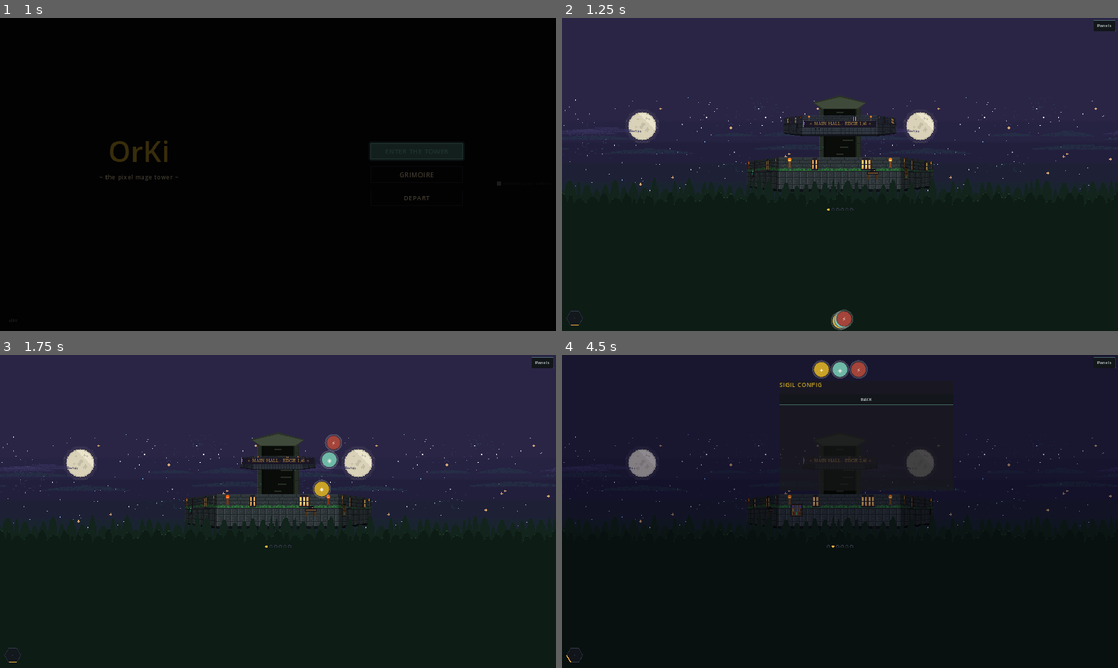
Above: before the commit, frames 1-4 (two rows, left to right).
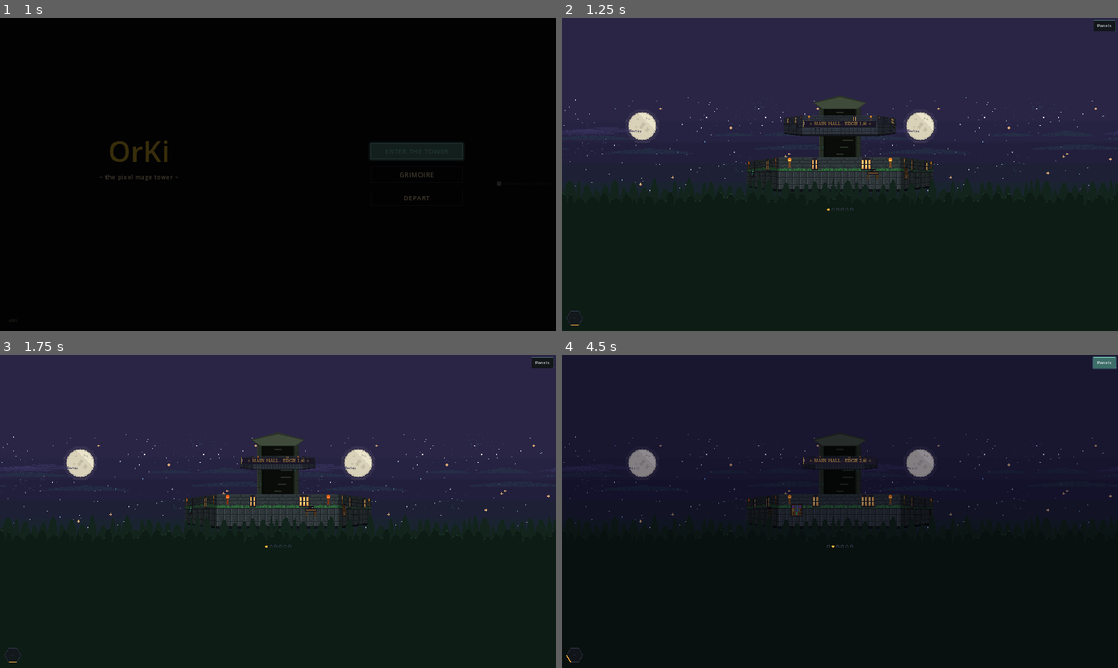
Above: after the commit, the same moments.

Repository: Kiriketsuki/agenKic-orKistrator
Game: Godot game, scene res://scenes/title_screen.tscn
Two runs of this game, one before a commit and one after it. Both use one fixed random seed, a clock stepped at 60 frames per second and the inputs below.
Inputs (mouse positions are in pixels of both pictures, inside the frame that each line leads up to):
- Up to frame 1 (1 s): click "ENTER THE TOWER" at 0.5 s
- Up to frame 2 (1.25 s): no input
- Up to frame 3 (1.75 s): tap Enter (ui_accept) at 1.25 s; drag from (278, 658) to (333, 442) at 1.27 s
- Up to frame 4 (4.5 s): click "Panels" at 2 s; drag from (917, 436) to (812, 574) at 2.77 s; move the mouse to (917, 642) at 3.52 s; hold E (rotate_right) 3.53-4.25 s; hold Tab (toggle_floor_tabs) 3.53-4.25 s; click (917, 642) at 3.67 s; click (840, 386) at 4.25 s, where only the run before the commit has a clickable "sigil config..."

Frame 1 is identical in both runs. In frame 2, 0.2% of the frame differs, in the area x 48-53%, y 93-100%; in frame 3, 0.4%; in frame 4, 1.2%, in the area x 39-100%, y 0-44%.
Error after the commit: Parse Error: Cannot find member "is_open" in base "SigilConfigPage". (res://scripts/ui/orb_flock.gd:450)

Commit message:
fix(ui): continuous orb gravity with carried momentum
The flight was two phases: momentum with no attraction, then a spring
after a full stop. The new OrbPhysics.glide_step pulls toward the dock
edge every frame from the instant of release, keeps the flick momentum
along the edge, and lands with a small underdamped bounce. OrbFlock also
ignores outside clicks while the sigil config modal is open, so the
modal no longer collapses the flock.

Diff:
--- a/godot/scripts/ui/orb_flock.gd
+++ b/godot/scripts/ui/orb_flock.gd
@@ -208,23 +208,19 @@
 		_trail_positions[i] = _trail_positions[i].lerp(_trail_positions[i + 1], rate)
 
 
+## Round 6 keeper feedback — gravity runs continuously from the instant of
+## release instead of a momentum phase followed by a spring. Every frame
+## re-picks the edge (LEFT/RIGHT/BOTTOM, never TOP, per item 4a) and pulls
+## toward it while the flick's momentum still carries the flock, so the
+## motion reads as one smooth arc with no mid-air pause.
 func _update_flying(delta: float) -> void:
 	var viewport_size: Vector2 = get_viewport_rect().size
-	if not OrbPhysics.momentum_settled(_velocity):
-		var result: Dictionary = OrbPhysics.momentum_step(_lead_position, _velocity, delta, viewport_size, ORB_RADIUS, OrbPhysics.DEFAULT_RICOCHET_FRACTION)
-		_lead_position = result["position"]
-		_velocity = result["velocity"]
-		return
-	# Item 4a — the flock docks to the nearest of LEFT/RIGHT/BOTTOM (never
-	# TOP), biased toward BOTTOM, chosen once here when momentum first
-	# settles so the spring has a stable target for the whole approach.
-	_edge = OrbPhysics.choose_dock_edge(_lead_position, viewport_size)
-	_dock_release_along_edge = OrbPhysics.dock_release_coordinate(_edge, _lead_position)
-	var target: Vector2 = OrbPhysics.edge_dock_anchor(_edge, viewport_size, ORB_RADIUS, _dock_release_along_edge)
-	var spring: Dictionary = OrbPhysics.spring_step(_lead_position, target, _velocity, delta)
-	_lead_position = spring["position"]
-	_velocity = spring["velocity"]
-	if spring["settled"]:
+	var result: Dictionary = OrbPhysics.glide_step(_lead_position, _velocity, delta, viewport_size, ORB_RADIUS, OrbPhysics.DEFAULT_RICOCHET_FRACTION)
+	_lead_position = result["position"]
+	_velocity = result["velocity"]
+	_edge = result["edge"]
+	if result["settled"]:
+		_dock_release_along_edge = OrbPhysics.dock_release_coordinate(_edge, _lead_position)
 		_dock_height = _lead_position.y
 		_set_state(State.DOCKED)
 
@@ -447,6 +443,12 @@
 func _input(event: InputEvent) -> void:
 	if _state != State.OPEN:
 		return
+	# The sigil config modal lives on the OverlayLayer, outside _row_rect and
+	# _flyout_rect, so without this gate any click on it (including BACK)
+	# collapsed the flock and hid the grimoire flyout underneath (round 6
+	# keeper feedback). While the modal is open, it owns all input.
+	if SigilConfigPage.is_open:
+		return
 	if event.is_action_pressed("ui_cancel"):
 		# GrimoireFlyout's own _unhandled_input cancels an in-flight sigil
 		# placement on Escape. _input runs before _unhandled_input, so without
--- a/godot/scripts/ui/orb_physics.gd
+++ b/godot/scripts/ui/orb_physics.gd
@@ -170,6 +170,43 @@
 	return velocity.length() <= 0.0
 
 
+## Continuous glide: stiffness and damping for the always-on edge pull that
+## replaced the two-phase momentum-then-spring flight (keeper feedback,
+## round 6). The ratio is underdamped (7 / (2 * sqrt(90)) ~= 0.37) so a
+## flick keeps visible momentum and lands with a small physical bounce
+## instead of stopping dead mid-air before the pull starts.
+const GLIDE_STIFFNESS: float = 90.0
+const GLIDE_DAMPING: float = 7.0
+const GLIDE_SETTLE_DISTANCE: float = 1.0
+const GLIDE_SETTLE_SPEED: float = 8.0
+
+
+## One always-on gravity step. Re-picks the dock edge from the current
+## position, pulls toward that edge's anchor while the carried velocity
+## keeps moving the flock along it, ricochets off the top bound, and clamps
+## the rest. The along-edge anchor coordinate tracks the flock, so the pull
+## acts mostly perpendicular to the edge and momentum along the edge glides
+## until the damping bleeds it off. Runs from the instant of release: there
+## is no separate momentum phase and no wait before gravity engages.
+## Returns {"position", "velocity", "edge", "settled"}.
+static func glide_step(position: Vector2, velocity: Vector2, delta: float, viewport_size: Vector2, radius: float, ricochet_fraction: float) -> Dictionary:
+	var edge: Edge = choose_dock_edge(position, viewport_size)
+	var along: float = dock_release_coordinate(edge, position)
+	var anchor: Vector2 = edge_dock_anchor(edge, viewport_size, radius, along)
+	var displacement: Vector2 = anchor - position
+	var accel: Vector2 = (displacement * GLIDE_STIFFNESS) - (velocity * GLIDE_DAMPING)
+	var next_velocity: Vector2 = velocity + accel * delta
+	var next_position: Vector2 = position + next_velocity * delta
+	if next_position.y < radius:
+		next_position.y = radius
+		next_velocity.y = absf(next_velocity.y) * ricochet_fraction
+	next_position.x = clampf(next_position.x, radius, viewport_size.x - radius)
+	next_position.y = minf(next_position.y, viewport_size.y - radius)
+	if displacement.length() <= GLIDE_SETTLE_DISTANCE and next_velocity.length() <= GLIDE_SETTLE_SPEED:
+		return {"position": anchor, "velocity": Vector2.ZERO, "edge": edge, "settled": true}
+	return {"position": next_position, "velocity": next_velocity, "edge": edge, "settled": false}
+
+
 ## Offset of the orb at `index` (0 = lead orb, drawn on top) within a
 ## docked stack, relative to the lead orb's anchor position. Trailing orbs
 ## step inward (away from the edge) and down, so the stack reads as a
--- a/godot/tests/orb_physics_test.gd
+++ b/godot/tests/orb_physics_test.gd
@@ -22,6 +22,9 @@
 	_run_momentum_bounce_case(failures)
 	_run_momentum_ricochet_fraction_case(failures)
 	_run_momentum_drag_settles_case(failures)
+	_run_glide_step_settles_case(failures)
+	_run_glide_step_top_ricochet_case(failures)
+	_run_glide_step_momentum_carries_case(failures)
 	_run_stack_offset_cases(failures)
 	_run_bottom_center_anchor_cases(failures)
 	if failures.is_empty():
@@ -233,6 +236,62 @@
 		failures.append("momentum_step drag never settled to Vector2.ZERO within 600 steps")
 
 
+## glide_step() must pull a released flock to a dock and report settled
+## within a bounded number of frames, with gravity active from step one.
+func _run_glide_step_settles_case(failures: Array[String]) -> void:
+	var viewport: Vector2 = Vector2(1000.0, 800.0)
+	var radius: float = 26.0
+	var position: Vector2 = Vector2(500.0, 300.0)
+	var velocity: Vector2 = Vector2(300.0, -150.0)
+	var delta: float = 1.0 / 60.0
+	var first: Dictionary = OrbPhysics.glide_step(position, velocity, delta, viewport, radius, 0.62)
+	var first_velocity: Vector2 = first["velocity"]
+	if is_equal_approx(first_velocity.y, velocity.y):
+		failures.append("glide_step expected the edge pull to change velocity on the FIRST step")
+	var settled: bool = false
+	for i: int in range(900):
+		var result: Dictionary = OrbPhysics.glide_step(position, velocity, delta, viewport, radius, 0.62)
+		position = result["position"]
+		velocity = result["velocity"]
+		if result["settled"]:
+			settled = true
+			break
+	if not settled:
+		failures.append("glide_step never settled within 900 steps (15s)")
+	elif absf(position.y - (viewport.y - radius - OrbPhysics.DOCK_MARGIN_PX)) > 1.0:
+		failures.append("glide_step settled off the bottom dock line, y=%f" % position.y)
+
+
+## glide_step() must still ricochet an upward flick off the top bound.
+func _run_glide_step_top_ricochet_case(failures: Array[String]) -> void:
+	var viewport: Vector2 = Vector2(1000.0, 800.0)
+	var radius: float = 26.0
+	var result: Dictionary = OrbPhysics.glide_step(Vector2(500.0, radius + 1.0), Vector2(0.0, -900.0), 1.0 / 60.0, viewport, radius, 0.62)
+	var next_position: Vector2 = result["position"]
+	var next_velocity: Vector2 = result["velocity"]
+	if next_position.y < radius:
+		failures.append("glide_step top ricochet expected y >= radius, got %f" % next_position.y)
+	if next_velocity.y <= 0.0:
+		failures.append("glide_step top ricochet expected reflected (positive) velocity.y, got %f" % next_velocity.y)
+
+
+## A horizontal flick above the bottom edge must keep moving sideways for a
+## while (momentum carries along the edge) instead of stopping dead.
+func _run_glide_step_momentum_carries_case(failures: Array[String]) -> void:
+	var viewport: Vector2 = Vector2(1000.0, 800.0)
+	var radius: float = 26.0
+	var position: Vector2 = Vector2(300.0, 600.0)
+	var velocity: Vector2 = Vector2(800.0, 0.0)
+	var delta: float = 1.0 / 60.0
+	var start_x: float = position.x
+	for i: int in range(12):
+		var result: Dictionary = OrbPhysics.glide_step(position, velocity, delta, viewport, radius, 0.62)
+		position = result["position"]
+		velocity = result["velocity"]
+	if position.x - start_x < 60.0:
+		failures.append("glide_step expected >= 60px of sideways carry over 12 frames, got %f" % (position.x - start_x))
+
+
 ## stack_offset() must return ZERO for the lead orb and a monotonically
 ## growing inward/down offset for trailing orbs, so later orbs step behind
 ## earlier ones instead of overlapping exactly.
